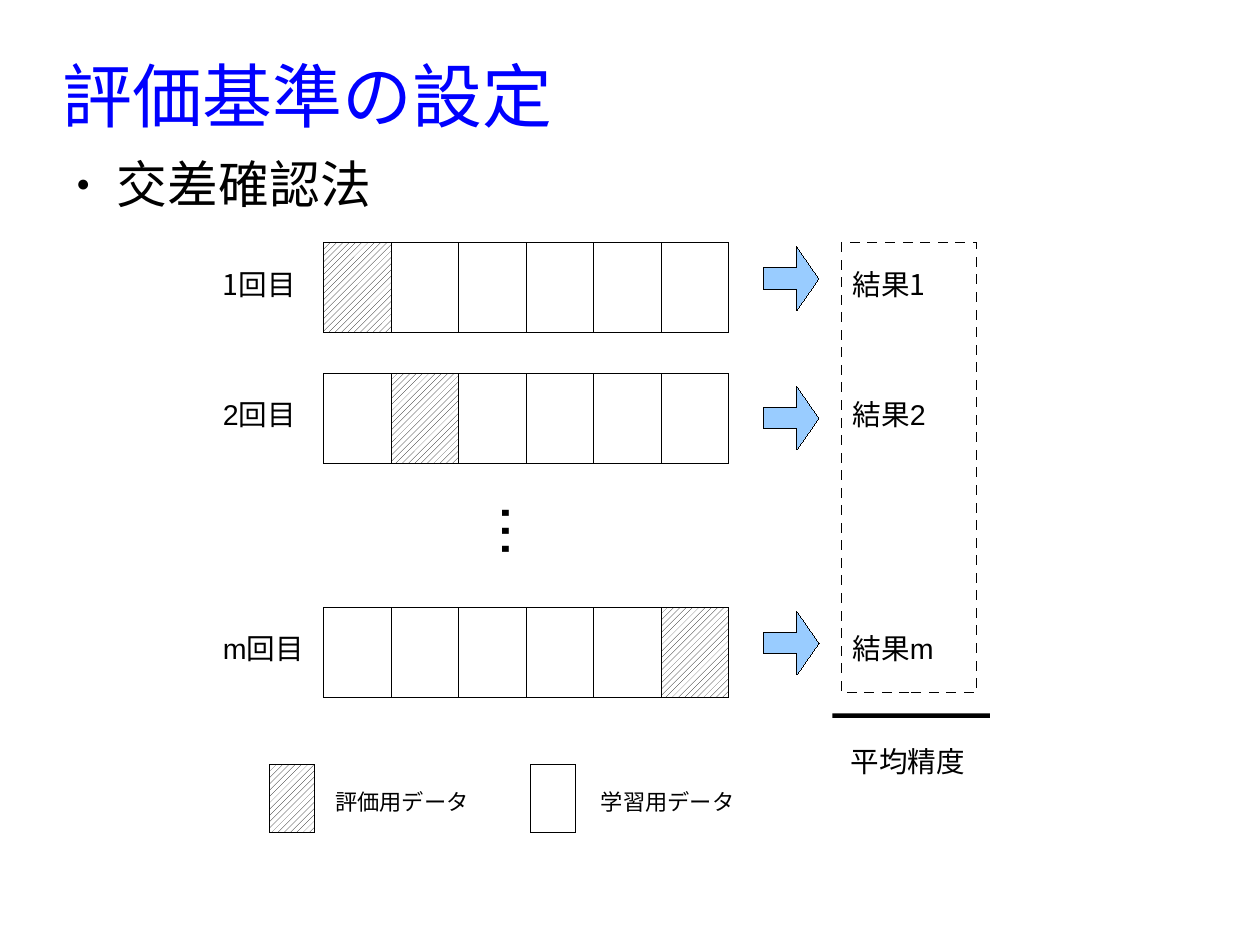
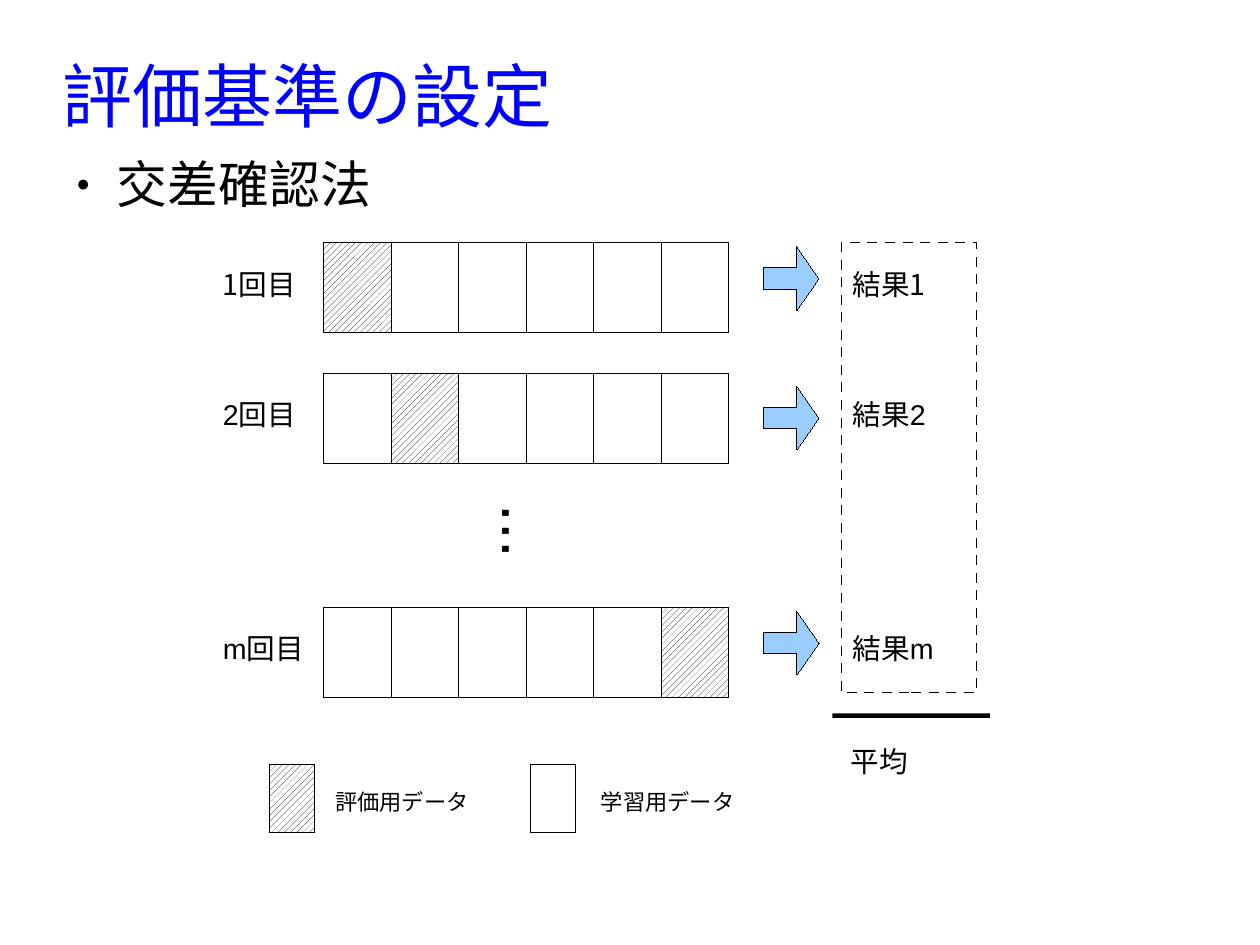
Before and after one commit to MasahiroAraki/MLCourse, a slide deck: slide 16 of slide/chap02-python.odp. Drawn at 1260x945 pixels with LibreOffice and Linux fonts; fonts in the diff are those of the drawing. Boxes give left, top, right and bottom in pixels: in the first picture for what was removed or moved away, otherwise in the second. Text is boxed around its words. In the diff, an @@ line names an element or a change of style, - is before the commit and + after.

```diff
--- a/slide/chap02-python.odp
+++ b/slide/chap02-python.odp
@@ text at (851,748,908,775): text changed @@
-平均精度
+平均
```
Also in this commit, not shown: 3 other slides changed, 2 other files.
